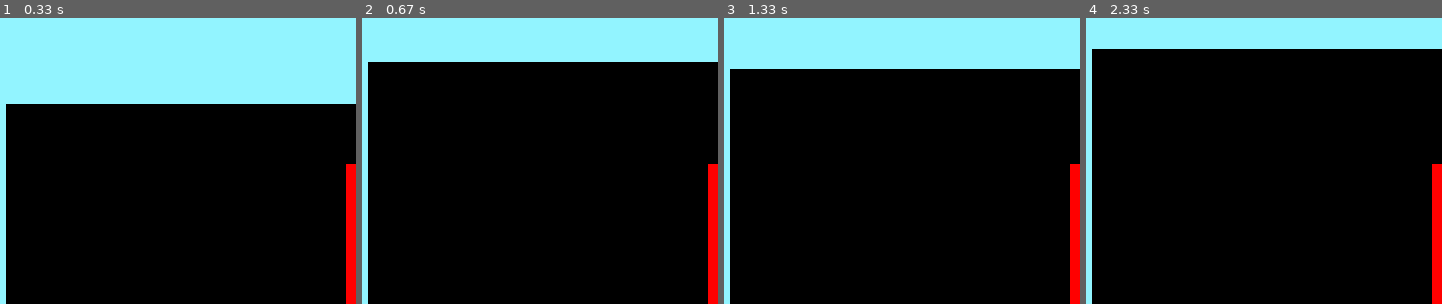
Above: before the commit, frames 1-4 (left to right).
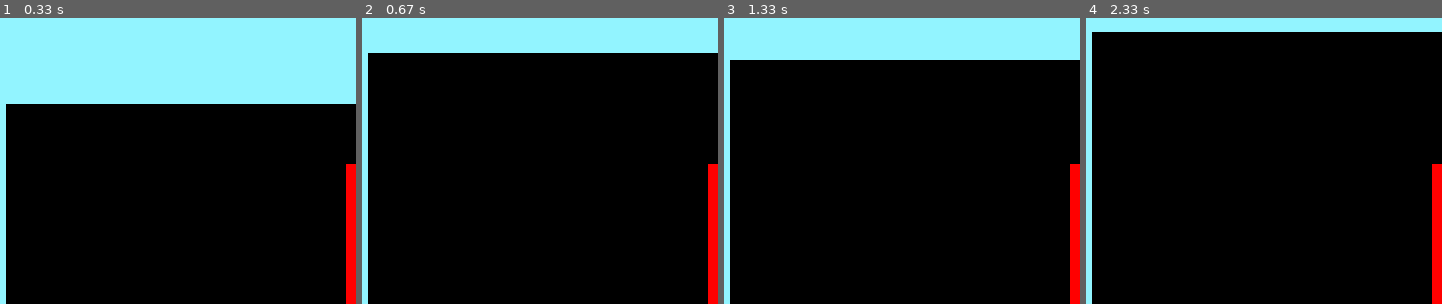
Above: after the commit, the same moments.

Repository: Spacha/Pygame
Game: pygame game, started from Friction/original.py
Same seed, same stepped clock (60 frames per second), same inputs: the game is played once before the commit and once after it.
Inputs:
- Up to frame 1 (0.33 s): no input
- Up to frame 2 (0.67 s): hold Up from 0.33 s (still down)
- Up to frame 3 (1.33 s): release Up at 0.8 s; hold Down 0.83-1.13 s; hold Up from 1.17 s (still down)
- Up to frame 4 (2.33 s): release Up at 1.53 s; hold Down 1.57-1.93 s; hold Up 1.97-2.27 s; hold Down from 2.3 s (still down)

Frame 1 is identical in both runs. In frame 2, 3.1% of the frame differs, in the area x 1-100%, y 12-16%; in frame 3, 3.1%; in frame 4, 5.8%, in the area x 1-100%, y 4-11%.

Commit message:
Decreased drag profile

Diff:
--- a/Friction/original.py
+++ b/Friction/original.py
@@ -30,7 +30,7 @@
 def vertical_velocity():
     global force, drag
     vel =  force / (drag + 1)
-    drag += 0.1
+    drag += 0.05
     return vel
 
 go = True
